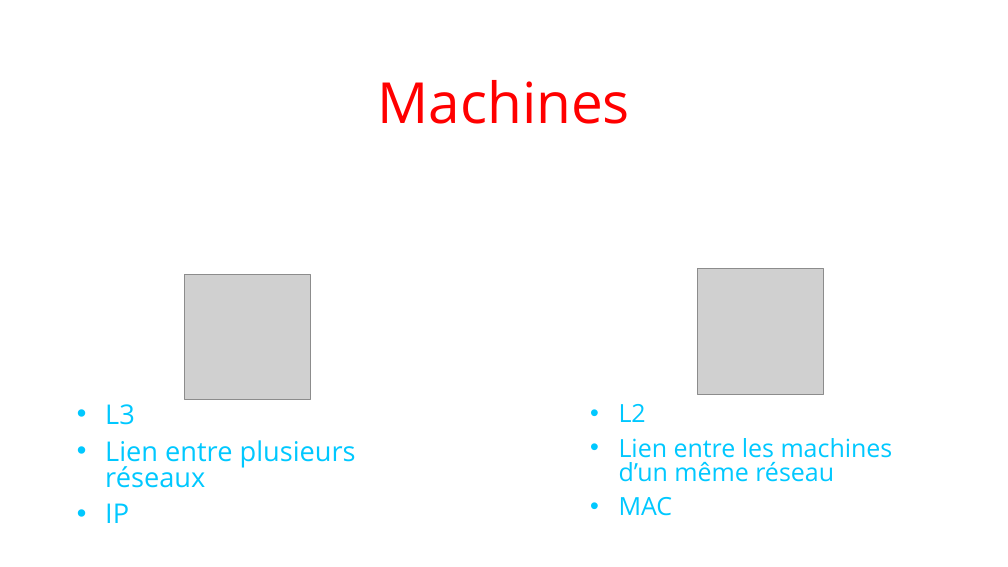
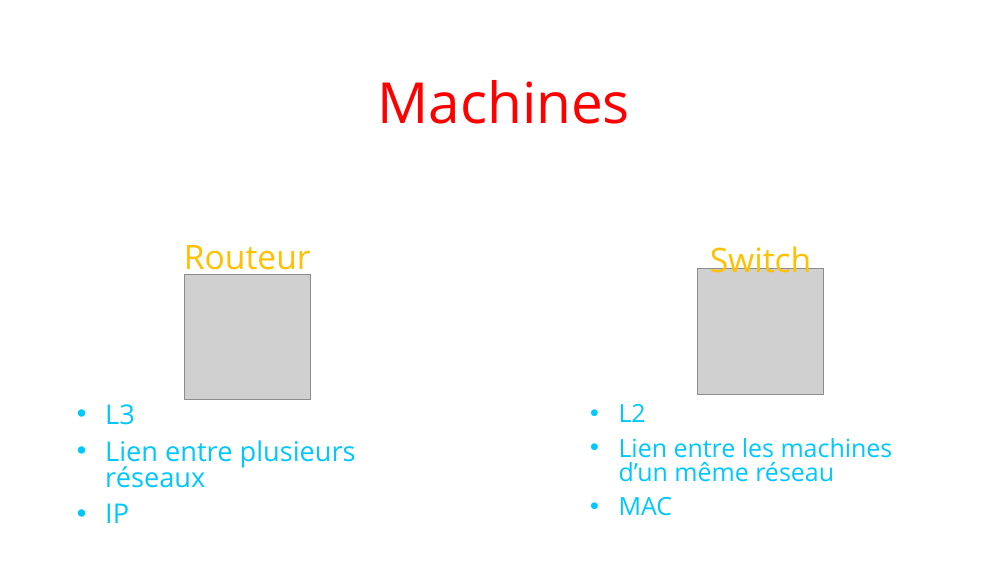
Before and after one commit to DetrembleurArthur/coding-overflow-ytb, a slide deck: slide 6 of networking/arp_mac/presentation.pptx (slide 7 before the commit). Drawn at 1008x567 pixels with LibreOffice and Linux fonts; fonts in the diff are those of the drawing; grey boxes stand for pictures; background and template pictures are left out. Boxes give left, top, right and bottom in pixels: in the first picture for what was removed or moved away, otherwise in the second. Text is boxed around its words. In the diff, an @@ line names an element or a change of style, - is before the commit and + after.

```diff
--- a/networking/arp_mac/presentation.pptx
+++ b/networking/arp_mac/presentation.pptx
@@ text added at (184, 245, 311, 279), 32 pt, text #FFC000 @@
+Routeur
@@ text added at (710, 246, 811, 282), 32 pt, text #FFC000 @@
+Switch
```
Also in this commit, not shown: 1 other slide changed, 1 slide removed, 1 other file.
